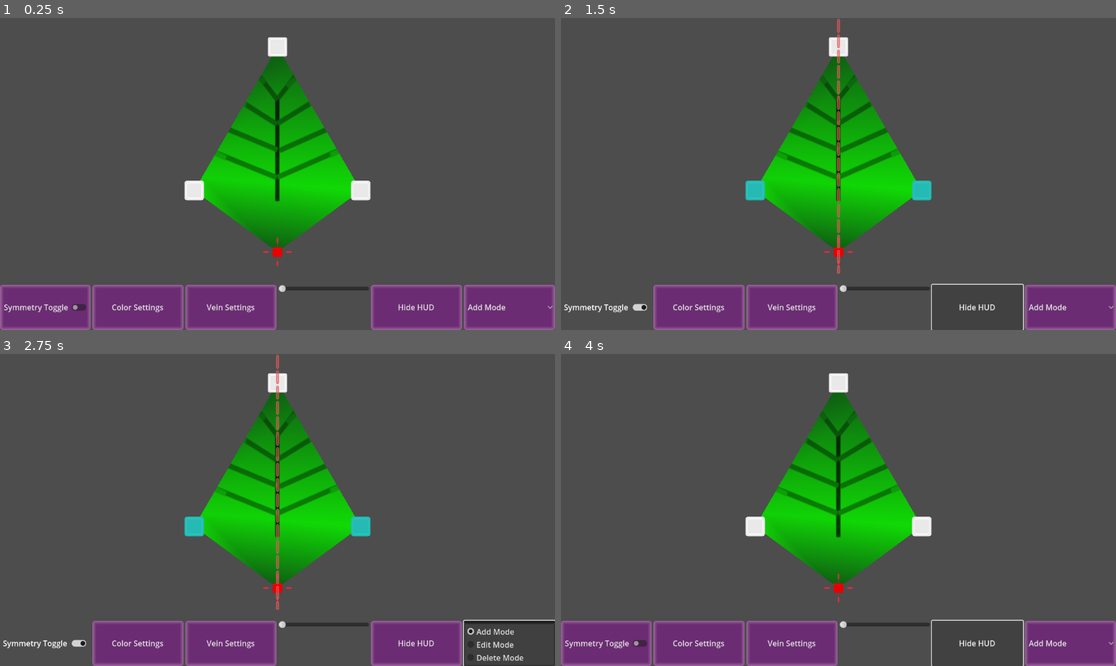
Above: before the commit, frames 1-4 (two rows, left to right).
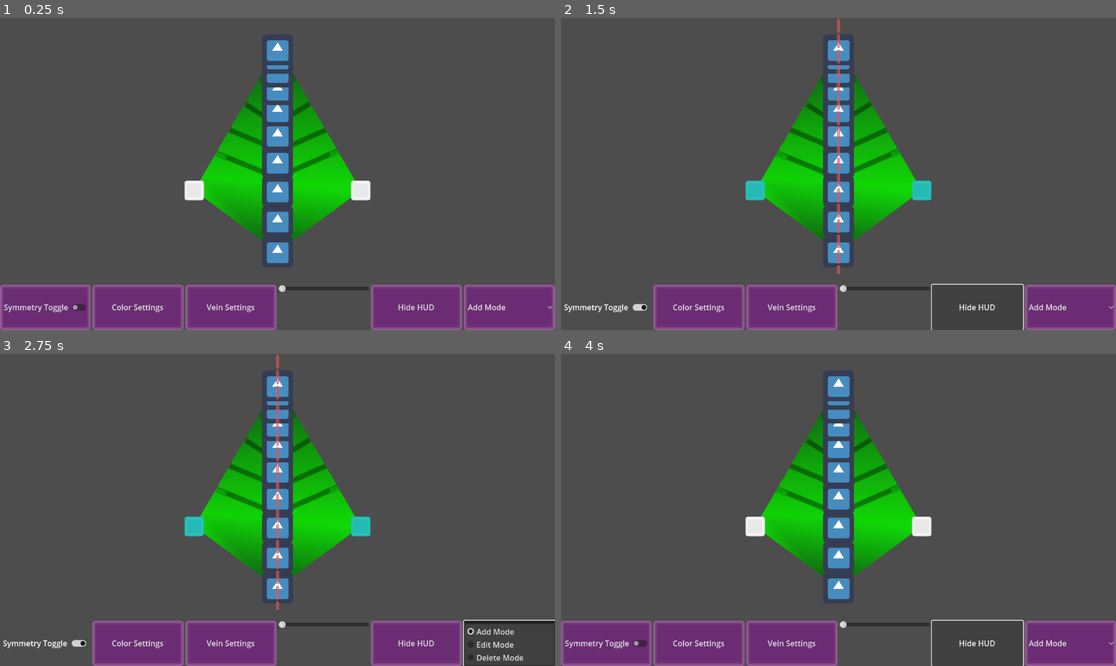
Above: after the commit, the same moments.

Repository: LettucePie/persephone
Game: Godot game, scene res://design/leafmaker.tscn
Two runs of this game, one before a commit and one after it. Both use one fixed random seed, a clock stepped at 60 frames per second and the inputs below. The engine's default icon, where the game draws it, is replaced by a stand-in: a white triangle on a blue panel in a dark square.
Inputs:
- Up to frame 1 (0.25 s): no input
- Up to frame 2 (1.5 s): click "Symmetry Toggle" at 0.5 s; click "Hide HUD" at 1.25 s
- Up to frame 3 (2.75 s): click "Add Mode" at 2 s
- Up to frame 4 (4 s): click "Symmetry Toggle" at 2.75 s; click "Hide HUD" at 3.5 s

The runs differ from the first frame. In frame 1, 3.8% of the frame differs, in the area x 47-53%, y 6-80%; in frame 2, 3.7%; in frame 3, 3.7%; in frame 4, 3.8%.

Commit message:
Successfully map out initial leaf vein

Diff:
--- a/design/leafmaker.tscn
+++ b/design/leafmaker.tscn
@@ -1,10 +1,11 @@
-[gd_scene load_steps=10 format=3 uid="uid://yh4sseyibqfb"]
+[gd_scene load_steps=11 format=3 uid="uid://yh4sseyibqfb"]
 
 [ext_resource type="Script" path="res://design/leafmaker_canvas.gd" id="1"]
 [ext_resource type="Script" path="res://design/leafmaker.gd" id="2"]
 [ext_resource type="PackedScene" uid="uid://c7yiqktg8rgig" path="res://design/leaf_point.tscn" id="3_w3m6b"]
 [ext_resource type="Texture2D" uid="uid://dmoscembmvgtc" path="res://design/crosshair.png" id="4"]
 [ext_resource type="Script" path="res://design/leafmaker_ui.gd" id="5"]
+[ext_resource type="Texture2D" uid="uid://cg07jcec6ffve" path="res://icon.png" id="5_s8ybn"]
 [ext_resource type="Theme" uid="uid://buu3fgon4752m" path="res://design/designer_tools_theme.tres" id="7"]
 [ext_resource type="Texture2D" uid="uid://b1r6b1l3mdxc6" path="res://design/symmetry_dash_mini.png" id="8"]
 [ext_resource type="Texture2D" uid="uid://dfrapqr50au6w" path="res://design/leaf_texture.png" id="9"]
@@ -22,6 +23,7 @@
 node_scale = Vector2(0.2, 0.2)
 leaf_gradient_default = SubResource("1")
 leaf_texture_default = ExtResource("9")
+vein_texture = ExtResource("5_s8ybn")
 
 [node name="Polygon2D" type="Polygon2D" parent="canvas"]
 visible = false
@@ -110,6 +112,16 @@
 texture = ExtResource("8")
 stretch_mode = 1
 
+[node name="table" type="Control" parent="ui"]
+layout_mode = 1
+anchor_right = 1.0
+anchor_bottom = 0.847
+offset_bottom = 0.143982
+grow_horizontal = 2
+grow_vertical = 2
+size_flags_horizontal = 3
+size_flags_vertical = 3
+
 [connection signal="ready" from="canvas" to="." method="_on_canvas_ready"]
 [connection signal="ready" from="ui" to="." method="_on_ui_ready"]
 [connection signal="resized" from="ui" to="canvas" method="_on_ui_resized"]
@@ -117,3 +129,4 @@
 [connection signal="toggled" from="ui/HBoxContainer/Symmetry" to="ui" method="_on_symmetry_toggled"]
 [connection signal="item_selected" from="ui/HBoxContainer/Mode" to="canvas" method="_on_Mode_item_selected"]
 [connection signal="item_selected" from="ui/HBoxContainer/Mode" to="ui" method="_on_mode_item_selected"]
+[connection signal="gui_input" from="ui/table" to="canvas" method="_on_table_gui_input"]
--- a/design/leafmaker_canvas.gd
+++ b/design/leafmaker_canvas.gd
@@ -5,6 +5,7 @@
 @export var node_scale: Vector2 = Vector2(0.1, 0.1)
 @export var leaf_gradient_default: Gradient
 @export var leaf_texture_default: Texture2D
+@export var vein_texture : Texture2D
 @export var in_tangent_height : float = 0.75
 @export var out_tangent_height : float = 0.75
 @export var in_dir_force : float = 0.5
@@ -64,6 +65,8 @@
 var screen_pressed : bool = false
 var selected_point : LeafPoint
 var leaf_points : Array = []
+var vein_paths : Array = []
+var vein_visuals : Array = []
 @onready var leaf_poly = $Polygon2D
 @onready var leaf_origin = $LeafOrigin
 @onready var leaf_curve : Curve2D = Curve2D.new()
@@ -292,10 +295,12 @@
 	var curve_index = idx
 	if idx < 0:
 		curve_index = leaf_curve.get_point_count() - 1
-	update_leaf_visual(true)
 	var new_point = LeafPoint.new(leaf_point_node, false, curve_index, false, null)
 	leaf_points.insert(curve_index, new_point)
 	update_leaf_point_indeces(curve_index)
+	map_leaf_veins()
+#	update_round_neighbors(new_point)
+	update_leaf_visual(true)
 	if symmetry_mode:
 		if !sym_pair:
 			print("Add in sym pair coords")
@@ -493,6 +498,7 @@
 			leafpoint.visual_node.position.x = leaf_origin.position.x
 	leaf_curve.set_point_position(leafpoint.curve_index, leafpoint.visual_node.position)
 	update_round_neighbors(leafpoint)
+	map_leaf_veins()
 	update_leaf_visual(true)
 
 
@@ -522,13 +528,42 @@
 
 
 func map_leaf_veins():
-	print("TODO")
-	print("Start by finding furthest from origin")
-	print("Then declare that as Vein Target One")
-	print("If the player wants more they can adjust somehow")
-	print("Refer to future Vein Targets by finding furthest point from MidPoint of Origin and Vein Target One")
-	print("Effectively finding the furthest points from the center?")
-	print("Backup plan, let player enter a state where they tap points to declare as Vein Targets")
+	vein_paths.clear()
+	print("Find Highest Point from Origin")
+	var baked_points = leaf_curve.get_baked_points()
+	var origin_pos : Vector2 = leaf_origin.position
+	var high_center = origin_pos
+	for bp in baked_points:
+		if bp.x > origin_pos.x - 3 and bp.x < origin_pos.x + 3:
+			if bp.y < high_center.y:
+				high_center = bp
+	print("Find Farthest Point from Origin")
+	var farthest_point = leaf_points[0]
+	var farthest_dist = 0.0
+	for lp in leaf_points:
+		var dist_to_point = lp.visual_node.position.distance_to(origin_pos)
+		if dist_to_point > farthest_dist:
+			farthest_point = lp
+			farthest_dist = dist_to_point
+	print("Find Midpoints for origin to Highest, and Highest to Farthest")
+	var midpoint_origin = origin_pos.lerp(high_center, 0.5)
+	var midpoint_farthest = farthest_point.visual_node.position.lerp(high_center, 0.5)
+	print("Interpolate Points")
+	var main_path : PackedVector2Array = []
+	for i in 10:
+		main_path.append(
+			origin_pos.bezier_interpolate(
+				midpoint_origin,
+				midpoint_farthest,
+				farthest_point.visual_node.position,
+				float(i) / 10.0)
+		)
+	vein_paths.append(main_path)
+#	print("Then declare that as Vein Target One")
+#	print("If the player wants more they can adjust somehow")
+#	print("Refer to future Vein Targets by finding furthest point from MidPoint of Origin and Vein Target One")
+#	print("Effectively finding the furthest points from the center?")
+#	print("Backup plan, let player enter a state where they tap points to declare as Vein Targets")
 
 
 func update_leaf_visual(hd : bool):
@@ -542,6 +577,7 @@
 				point_data.append(leaf_curve.get_point_position(i))
 		draw_leaf_shape(point_data)
 		draw_leaf_texture(point_data)
+		draw_leaf_veins()
 	else:
 		leaf_poly.visible = false
 		print("Leaf has too few points")
@@ -592,6 +628,21 @@
 		leaf_poly.set_polygon(leaf_curve.get_baked_points())
 
 
+func draw_leaf_veins():
+	if vein_visuals.size() > 0:
+		for vis in vein_visuals:
+			vis.queue_free()
+		vein_visuals.clear()
+	if vein_paths.size() > 0:
+		for vp in vein_paths:
+			for vec in vp:
+				var new_vein_sprite = Sprite2D.new()
+				new_vein_sprite.texture = vein_texture
+				new_vein_sprite.position = vec
+				vein_visuals.append(new_vein_sprite)
+				add_child(new_vein_sprite)
+
+
 func _on_Mode_item_selected(index):
 	current_mode = index
 	print("Current Mode: ", current_mode)
